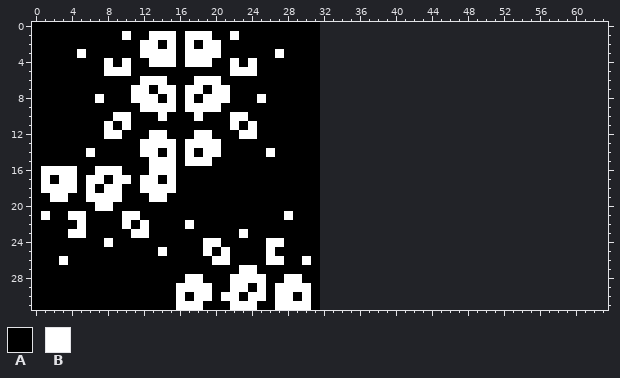
Pixel-art file, stored at Assets/Sprites/Tiles/EdgeTiles.aseprite. Above, as it was before the edit.
32x32 pixels, 1 frame. The old version is drawn lined up with the new one, on the new canvas.
Visible layers, top first: "Outline", "Black".
Palette (. is transparent): A #000000  B #ffffff
Pixels before, first column x 0:
 0 AAAAAAAAAAAAAAAAAAAAAAAAAAAAAAAA
 1 AAAAAAAAAABAABBBABBBAABAAAAAAAAA
 2 AAAAAAAAAAAABBABABABBAAAAAAAAAAA
 3 AAAAABAAAAAABBBBABBBBAAAAAABAAAA
 4 AAAAAAAABABAABBBABBBAABABAAAAAAA
 5 AAAAAAAABBBAAAAAAAAAAABBBAAAAAAA
 6 AAAAAAAAAAAABBBAAABBBAAAAAAAAAAA
 7 AAAAAAAAAAABBABBABBABBAAAAAAAAAA
 8 AAAAAAABAAABBBABABABBBAAABAAAAAA
 9 AAAAAAAAAAAABBBBABBBBAAAAAAAAAAA
10 AAAAAAAAABBAAABAAABAAABBAAAAAAAA
11 AAAAAAAABABAAAAAAAAAAABABAAAAAAA
12 AAAAAAAABBAAABBAAABBAAABBAAAAAAA
13 AAAAAAAAAAAABBBBABBBBAAAAAAAAAAA
14 AAAAAABAAAAABBABABABBAAAAABAAAAA
15 AAAAAAAAAAAAABBBABBBAAAAAAAAAAAA
16 ABBBBAABBBAAABBBAAAAAAAAAAAAAAAA
17 ABABBABBABBABBABAAAAAAAAAAAAAAAA
18 ABBBBABABBAABBBBAAAAAAAAAAAAAAAA
19 AABBAABBBBAAABBAAAAAAAAAAAAAAAAA
20 AAAAAAABBAAAAAAAAAAAAAAAAAAAAAAA
21 ABAABBAAAABBAAAAAAAAAAAAAAAABAAA
22 AAAAABAAAABABAAAABAAAAAAAAAAAAAA
23 AAAABBAAAAABBAAAAAAAAAABAAAAAAAA
24 AAAAAAAABAAAAAAAAAABBAAAAABBAAAA
25 AAAAAAAAAAAAAABAAAABABAAAABAAAAA
26 AAABAAAAAAAAAAAAAAAABBAAAABBAABA
27 AAAAAAAAAAAAAAAAAAAAAAABBAAAAAAA
28 AAAAAAAAAAAAAAAAABBAAABBBBAABBAA
29 AAAAAAAAAAAAAAAABBBBAABBABABBBBA
30 AAAAAAAAAAAAAAAABABBABBABBABBABA
31 AAAAAAAAAAAAAAAABBBAAABBBAABBBBA
And afterwards:
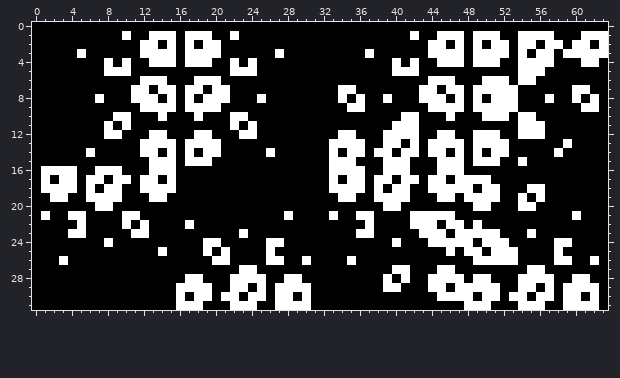
Change:
canvas 32x32 -> 64x32
Changed rows in their new state; - is an unchanged pixel.
first column x 32:
 0 AAAAAAAAAAAAAAAAAAAAAAAAAAAAAAAA
 1 AAAAAAAAAABAABBBABBBAABBBBAAABBB
 2 AAAAAAAAAAAABBABABABBABBABBABBAB
 3 AAAAABAAAAAABBBBABBBBABABBABBBBB
 4 AAAAAAAABABAABBBABBBAABBBBAAABBA
 5 AAAAAAAABBBAAAAAAAAAAABBBAAAAAAA
 6 AAAAAAAAAAAABBBAAABBBABBAAAAAAAA
 7 AABBAAAAAAABBABBABBBBBAAAAAABBAA
 8 AABABAABAAABBBABABABBBAAABAABABA
 9 AAABBAAAAAAABBBBABBBBBAAAAAAABBA
10 AAAAAAAAABBAAABAAABBBABBAAAAAAAA
11 AAAAAAAABBBAAAAAAAAAAABBBAAAAAAA
12 AABBAAABBBBAABBAABBBAABBBAAAAAAA
13 ABBBBAABBABABBBBABBBBAAAAAABAAAA
14 ABABBABBABBABBABABABBAAAAABAAAAA
15 ABBBAAABBBAAABBBABBBAABAAAAAAAAA
16 ABBBBAABBBAAABBBAAAAAAAAAAAAAAAA
17 ABABBABBABBABBABBBBAAAAAAAAAAAAA
18 ABBBBABABBAABBBBBABBAAABBAAAAAAA
19 AABBAABBBBAAABBABBBBAABABAAAAAAA
20 AAAAAAABBAAAAAAAABBAAABBAAAAAAAA
21 ABAABBAAAABBBBBAAAAAAAAAAAAABAAA
22 AAAAABAAAABBBABBABAAAAAAAAAAAAAA
23 AAAABBAAAAABBBABBBBBAAABAAAAAAAA
24 AAAAAAAABAAABBBBBABBBAAAAABBAAAA
25 AAAAAAAAAAAAAABABBABBBAAAABAAAAA
26 AAABAAAAAAAAAAAAABBBBBAAAABBAABA
27 AAAAAAAABBAAABBAAAAAAAABBAAAAAAA
28 AAAAAAABABAABBBBABBAAABBBBAABBAA
29 AAAAAAABBAAABBABBBBBAABBABABBBBA
30 AAAAAAAAAAAAABBBBABBABBABBABBABA
31 AAAAAAAAAAAAAAAABBBAAABBBAABBBBA
Pixel boxes of the changes (left, top, right, bottom) in both pictures:
added: (320, 22, 608, 310)
